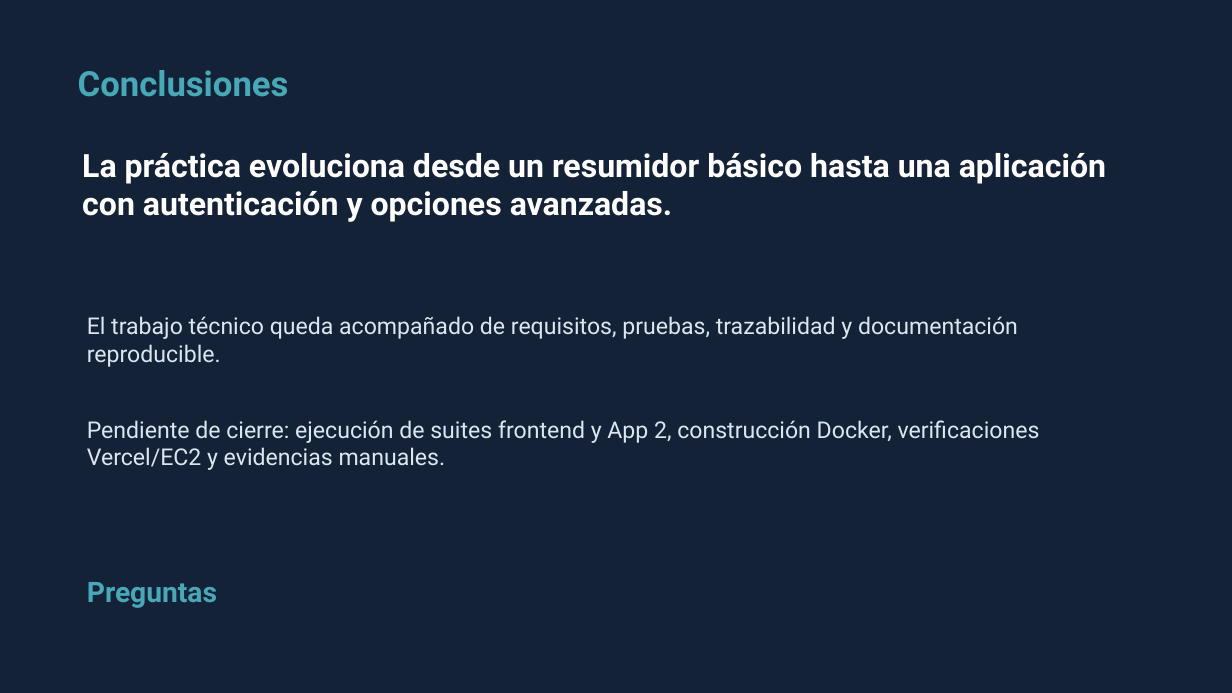
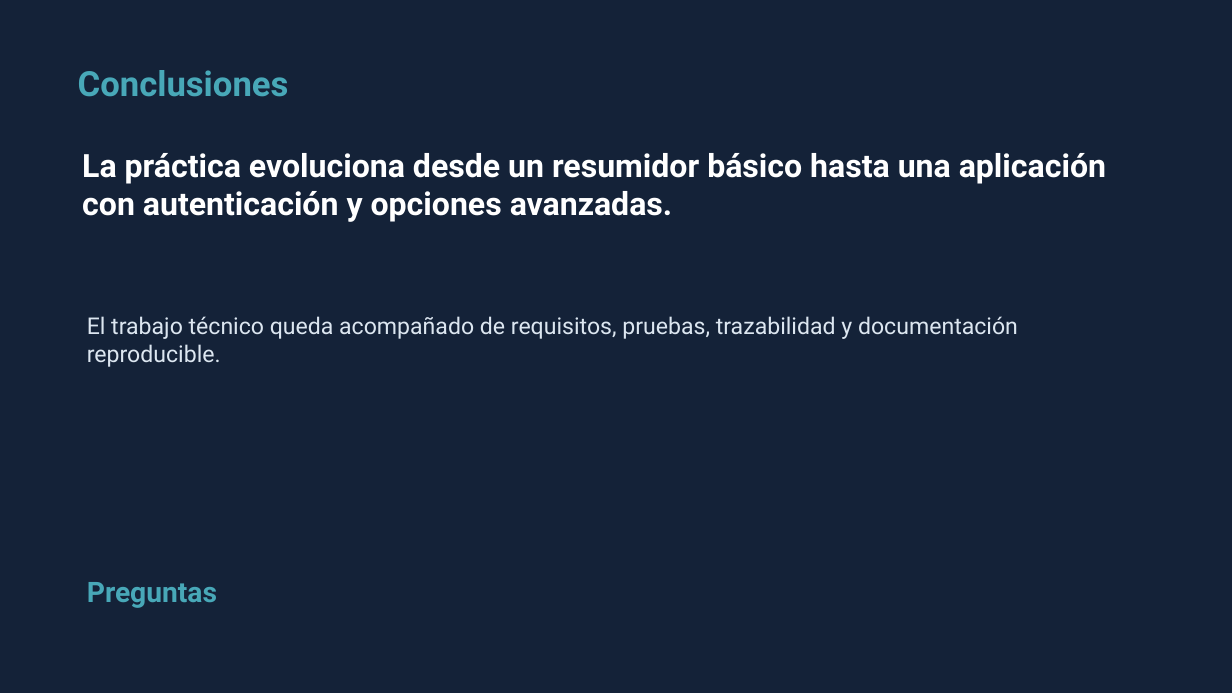
Before and after one commit to mdelrui/Practica01-Mini_App_Web, a slide deck: slide 16 of presentation/defensa.pptx (slide 14 before the commit). Drawn at 1232x693 pixels with LibreOffice and Linux fonts; fonts in the diff are those of the drawing. Boxes give left, top, right and bottom in pixels: in the first picture for what was removed or moved away, otherwise in the second. Text is boxed around its words. In the diff, an @@ line names an element or a change of style, - is before the commit and + after.

```diff
--- a/presentation/defensa.pptx
+++ b/presentation/defensa.pptx
@@ text at [87, 420, 1040, 470]: paragraph removed @@
-Pendiente de cierre: ejecución de suites frontend y App 2, construcción Docker, verificaciones Vercel/EC2 y evidencias manuales.
```
Also in this commit, not shown: 11 other slides changed, 2 slides added.
